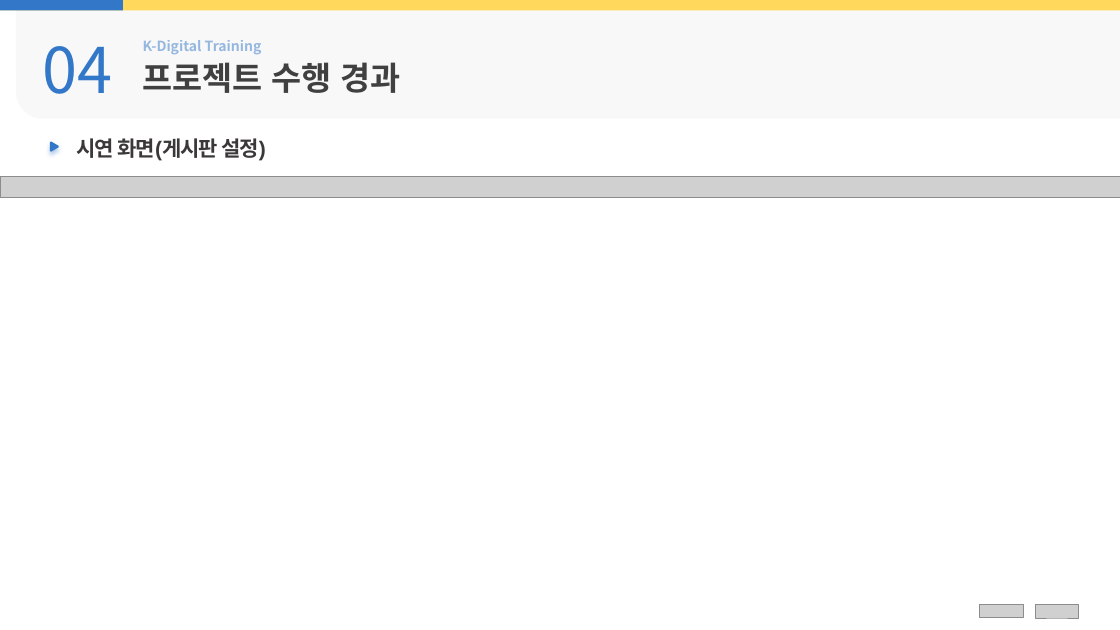
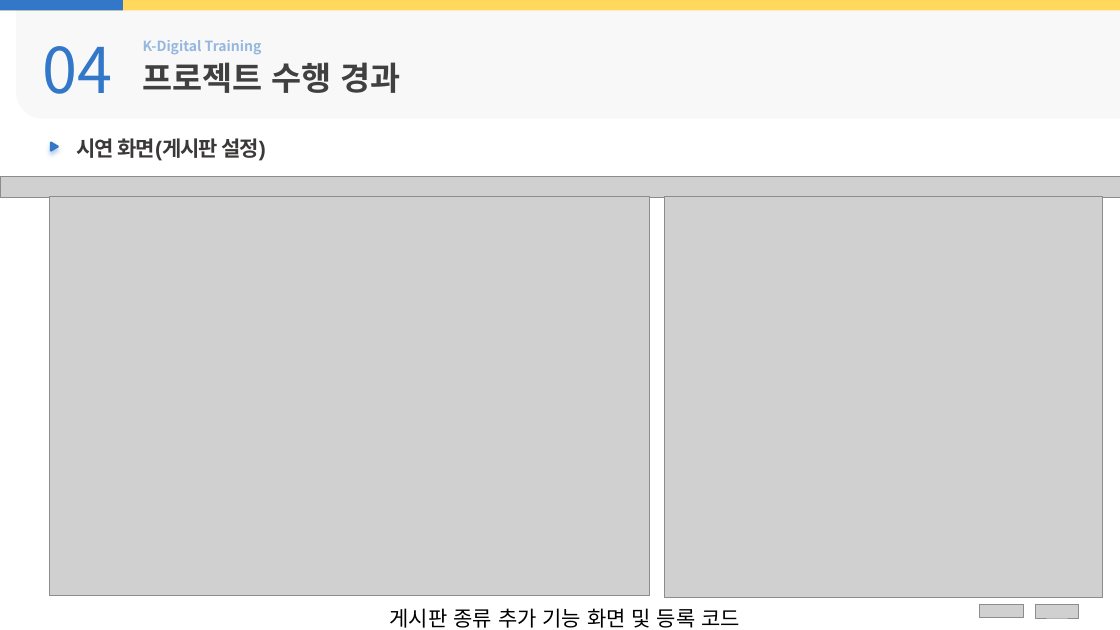
Before and after one commit to juhyeonjong2/EzenCompany, a slide deck: slide 15 of Documents/8. 발표/3. KDT 결과보고서/결과보고서_B팀(클라우드 기반 Spring Framework를 활용한 기업 커뮤니티 시스템).pptx. Drawn at 1120x630 pixels with LibreOffice and Linux fonts; fonts in the diff are those of the drawing; grey boxes stand for pictures; background and template pictures are left out. Boxes give left, top, right and bottom in pixels: in the first picture for what was removed or moved away, otherwise in the second. Text is boxed around its words. In the diff, an @@ line names an element or a change of style, - is before the commit and + after.

```diff
--- a/Documents/8. 발표/3. KDT 결과보고서/결과보고서_B팀(클라우드 기반 Spring Framework를 활용한 기업 커뮤니티 시스템).pptx
+++ b/Documents/8. 발표/3. KDT 결과보고서/결과보고서_B팀(클라우드 기반 Spring Framework를 활용한 기업 커뮤니티 시스템).pptx
@@ picture added at [50, 197, 649, 596] @@
@@ picture added at [665, 197, 1103, 598] @@
@@ text added at [390, 608, 740, 628], 18 pt, text #000000 @@
+게시판 종류 추가 기능 화면 및 등록 코드
```
Also in this commit, not shown: 6 other slides changed.
